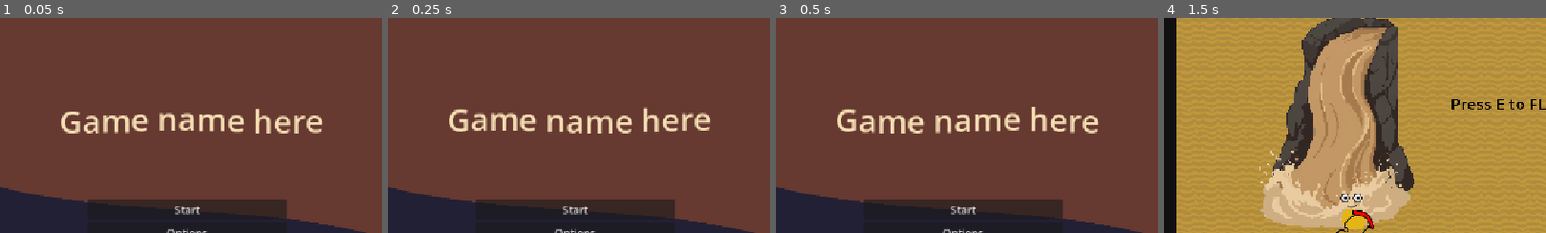
Above: before the commit, frames 1-4 (left to right).
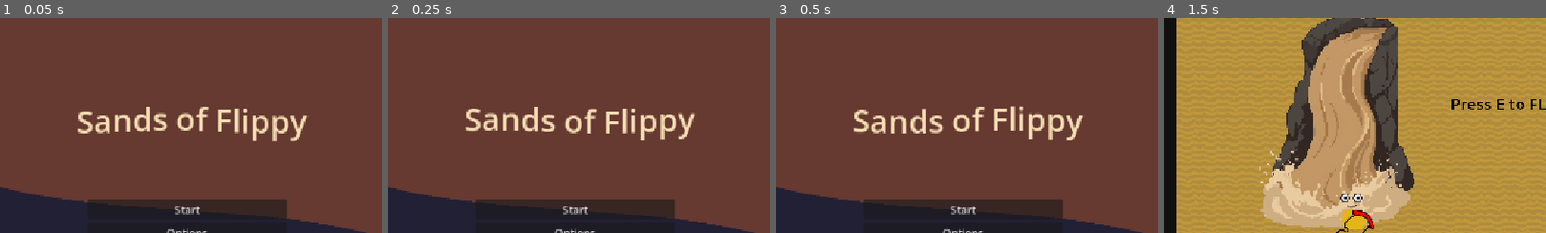
Above: after the commit, the same moments.

Repository: ChrisOnions/Gamejam26gmtk
Game: Godot game, scene res://scenes/start_screen.tscn
The game is run twice, just before and just after one commit, with the same random seed, the same clock (stepped at 60 frames per second) and the same inputs. Sound files missing from this copy of the repository are replaced by a short silence.
Inputs (mouse positions are % of the whole screen's width and height, from its top left):
- Up to frame 1 (0.05 s): no input
- Up to frame 2 (0.25 s): no input
- Up to frame 3 (0.5 s): no input
- Up to frame 4 (1.5 s): click "Start" at 0.5 s; tap E (Interact) at 1.25, 1.35 s; move the mouse to (72, 45) at 1.27 s; hold D (Move_Right) from 1.28 s (still down)
The pictures show only the part of the screen within x 26-76%, y 0-50%; the shares and areas given below are measured in that part.

The runs differ from the first frame. In frame 1, 3.9% of the frame differs, in the area x 16-85%, y 41-58%; in frame 2, 3.9%; in frame 3, 3.9%, in the area x 16-85%, y 40-57%; in frame 4, nothing differs.

Commit message:
new stull
fini

Diff:
--- /dev/null
+++ b/scenes/game_credits.tscn
@@ -0,0 +1,48 @@
+[gd_scene format=3 uid="uid://cis24dmqm50lu"]
+
+[node name="Game_Credits" type="Node2D" unique_id=1856581109]
+position = Vector2(589, 294)
+
+[node name="BoxContainer" type="BoxContainer" parent="." unique_id=289503502]
+anchors_preset = 15
+anchor_right = 1.0
+anchor_bottom = 1.0
+grow_horizontal = 2
+grow_vertical = 2
+alignment = 1
+
+[node name="VBoxContainer" type="VBoxContainer" parent="BoxContainer" unique_id=687649618]
+custom_minimum_size = Vector2(300, 0)
+layout_mode = 2
+alignment = 1
+
+[node name="Programing" type="RichTextLabel" parent="BoxContainer/VBoxContainer" unique_id=1317067522]
+layout_mode = 2
+bbcode_enabled = true
+text = "[center][font_size=36][color=#FF007F][u]CREDITS[/u][/color][/font_size][/center]
+
+[color=#00E5FF][b]PROGRAMMING[/b][/color]
+  [color=#E0E0E0]• Lead Developer:[/color] Chris
+  [color=#E0E0E0]• Developer:[/color] Jens
+
+[color=#FF9F1C][b]ART & VISUALS[/b][/color]
+  [color=#E0E0E0]• Lead Artist:[/color] Ivan
+  [color=#E0E0E0]• Additional Art:[/color] Chris
+
+[color=#2EC4B6][b]MUSIC & AUDIO[/b][/color]
+  [color=#E0E0E0]• Music & SFX:[/color] Kwamena - AfroNord Interactive
+
+[color=#E71D36][b]ASSISTANCE & PLANNING[/b][/color]
+  [color=#E0E0E0]• Project Planning:[/color] Vndkrure"
+fit_content = true
+
+[node name="Label2" type="Label" parent="BoxContainer/VBoxContainer" unique_id=1463358547]
+layout_mode = 2
+
+[node name="Label" type="Label" parent="BoxContainer/VBoxContainer" unique_id=1634591105]
+layout_mode = 2
+text = "Thanks for playing out jam game."
+
+[node name="Exit_B" type="Button" parent="BoxContainer/VBoxContainer" unique_id=1045471692]
+layout_mode = 2
+text = "Exit"
--- a/scenes/main.tscn
+++ b/scenes/main.tscn
@@ -9,6 +9,8 @@
 [ext_resource type="PackedScene" uid="uid://bsd3jifke5tk8" path="res://scenes/game_over.tscn" id="6_tefeu"]
 [ext_resource type="PackedScene" uid="uid://bc270h8becc42" path="res://scenes/levels/level_3.tscn" id="7_85g3d"]
 [ext_resource type="PackedScene" uid="uid://f3lv1gi0q73p" path="res://scenes/levels/level_4.tscn" id="8_choun"]
+[ext_resource type="PackedScene" uid="uid://cis24dmqm50lu" path="res://scenes/game_credits.tscn" id="9_ya4ey"]
+[ext_resource type="Script" uid="uid://725tdydghgoa" path="res://scenes/levels/levelOne.gd" id="10_eb6dy"]
 
 [node name="Main" type="Node" unique_id=1486335504]
 script = ExtResource("1_o5qli")
@@ -31,5 +33,9 @@
 
 [node name="Level_4" parent="level_manager" unique_id=383829128 instance=ExtResource("8_choun")]
 
+[node name="Game_Credits_Level_5" parent="level_manager" unique_id=1805685321 instance=ExtResource("9_ya4ey")]
+script = ExtResource("10_eb6dy")
+id = 5
+
 [node name="GameOver" parent="." unique_id=568980725 instance=ExtResource("6_tefeu")]
 visible = false
--- a/scenes/start_screen.gd
+++ b/scenes/start_screen.gd
@@ -5,7 +5,7 @@
 @onready var click_sound: AudioStreamPlayer = $ClickSound
 
 func _ready() -> void:
-	rich_text_label.text = "[wave amp=20.0 freq=10.0][color=wheat]Game name here[/color][/wave]"
+	rich_text_label.text = "[wave amp=20.0 freq=10.0][color=wheat]Sands of Flippy[/color][/wave]"
 
 	MusicManager.stop_music()
 
Not shown, added: export_presets.cfg
Not shown: 1 places in scenes/game_over.tscn that only renumber resources
